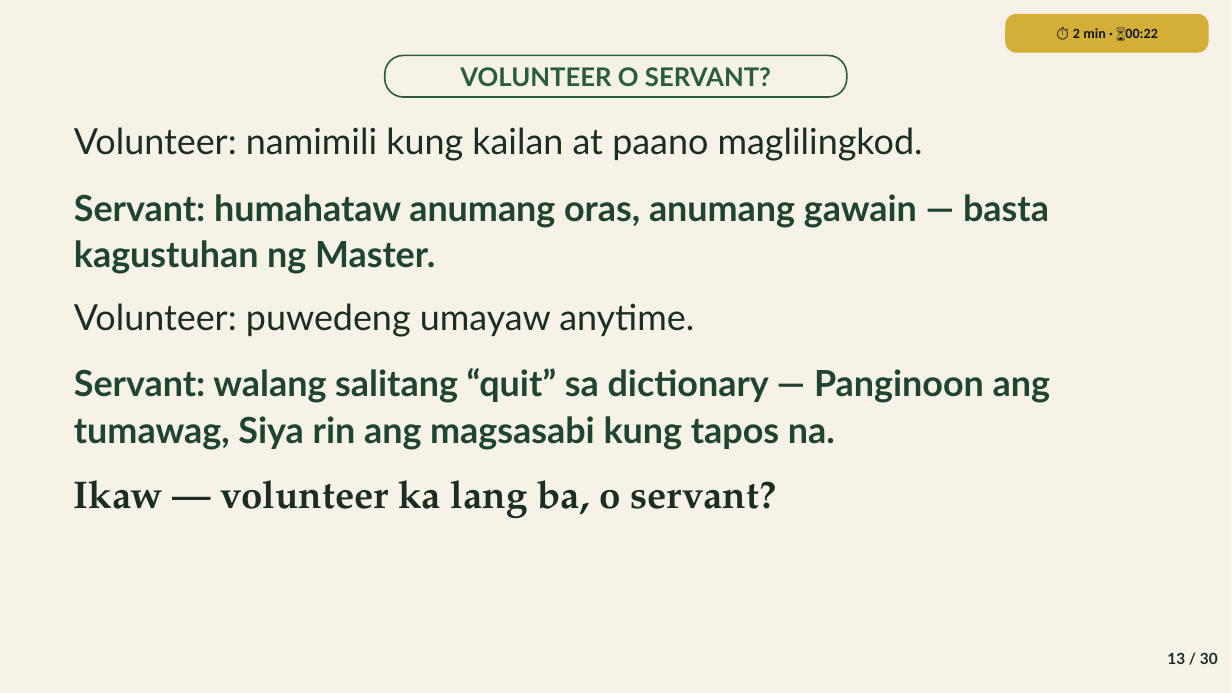
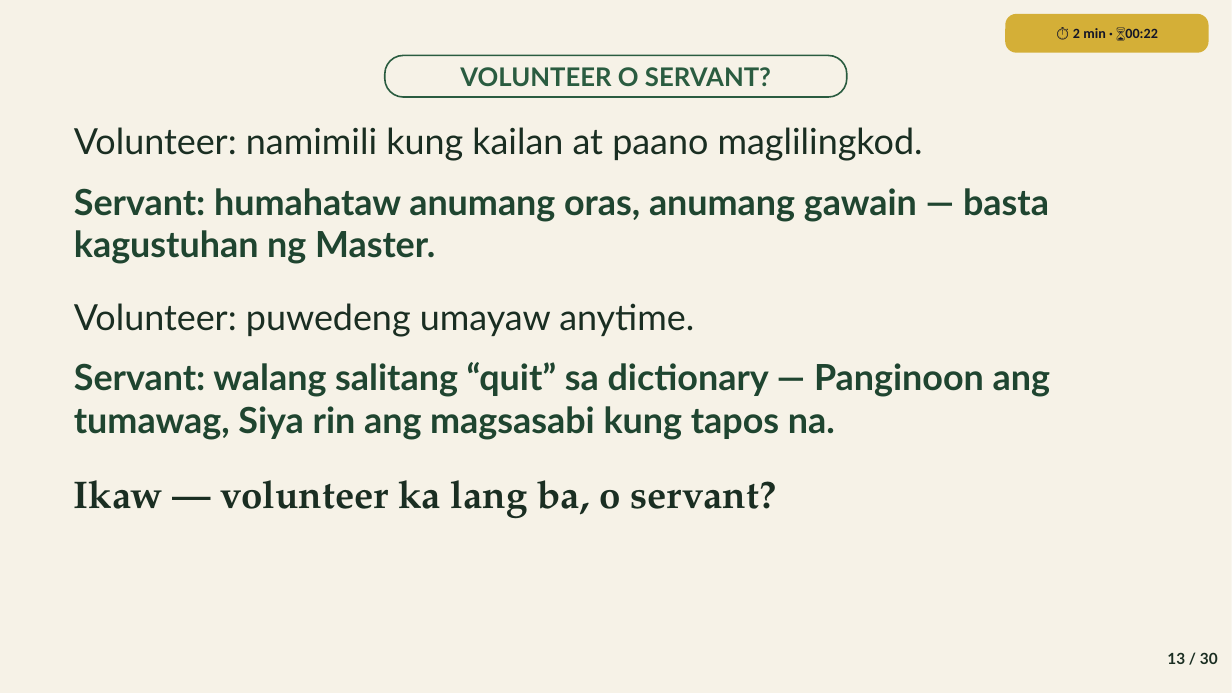
Before and after one commit to gejable1/multiply, a slide deck: slide 13 of lessons/btli101_xrw5fg/btli1_l10_slides.pptx. Drawn at 1232x693 pixels with LibreOffice and Linux fonts; fonts in the diff are those of the drawing. Boxes give left, top, right and bottom in pixels: in the first picture for what was removed or moved away, otherwise in the second. Text is boxed around its words. In the diff, an @@ line names an element or a change of style, - is before the commit and + after.

```diff
--- a/lessons/btli101_xrw5fg/btli1_l10_slides.pptx
+++ b/lessons/btli101_xrw5fg/btli1_l10_slides.pptx
@@ text "Servant: humahataw anumang oras, anumang ..." at (74, 188, 1049, 264): line spacing 1.08 to 0.98 @@
@@ text "Servant: walang salitang “quit” sa ..." at (74, 362, 1050, 440): line spacing 1.08 to 0.98 @@
```
Also in this commit, not shown: 14 other slides changed.
